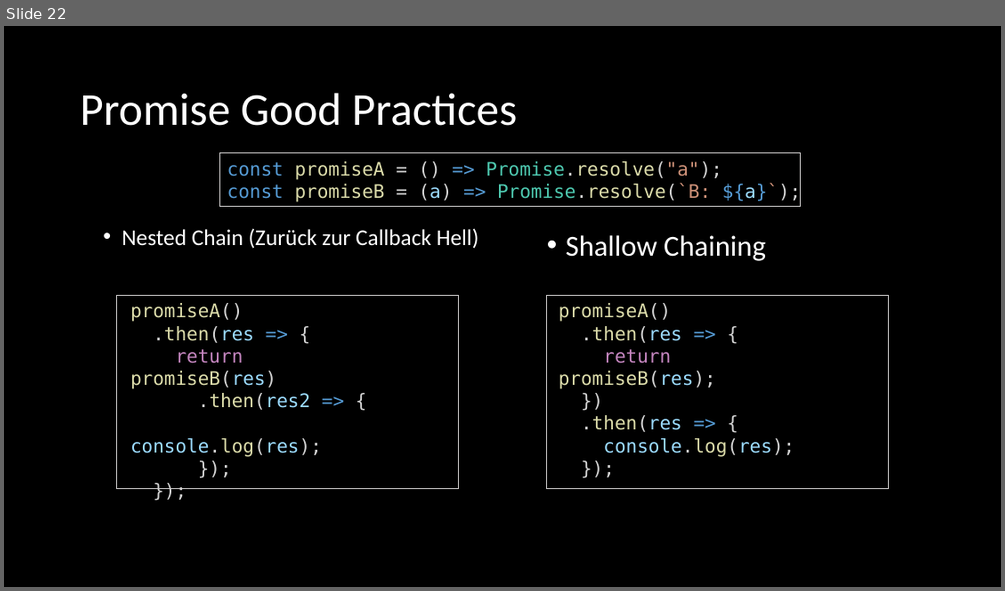
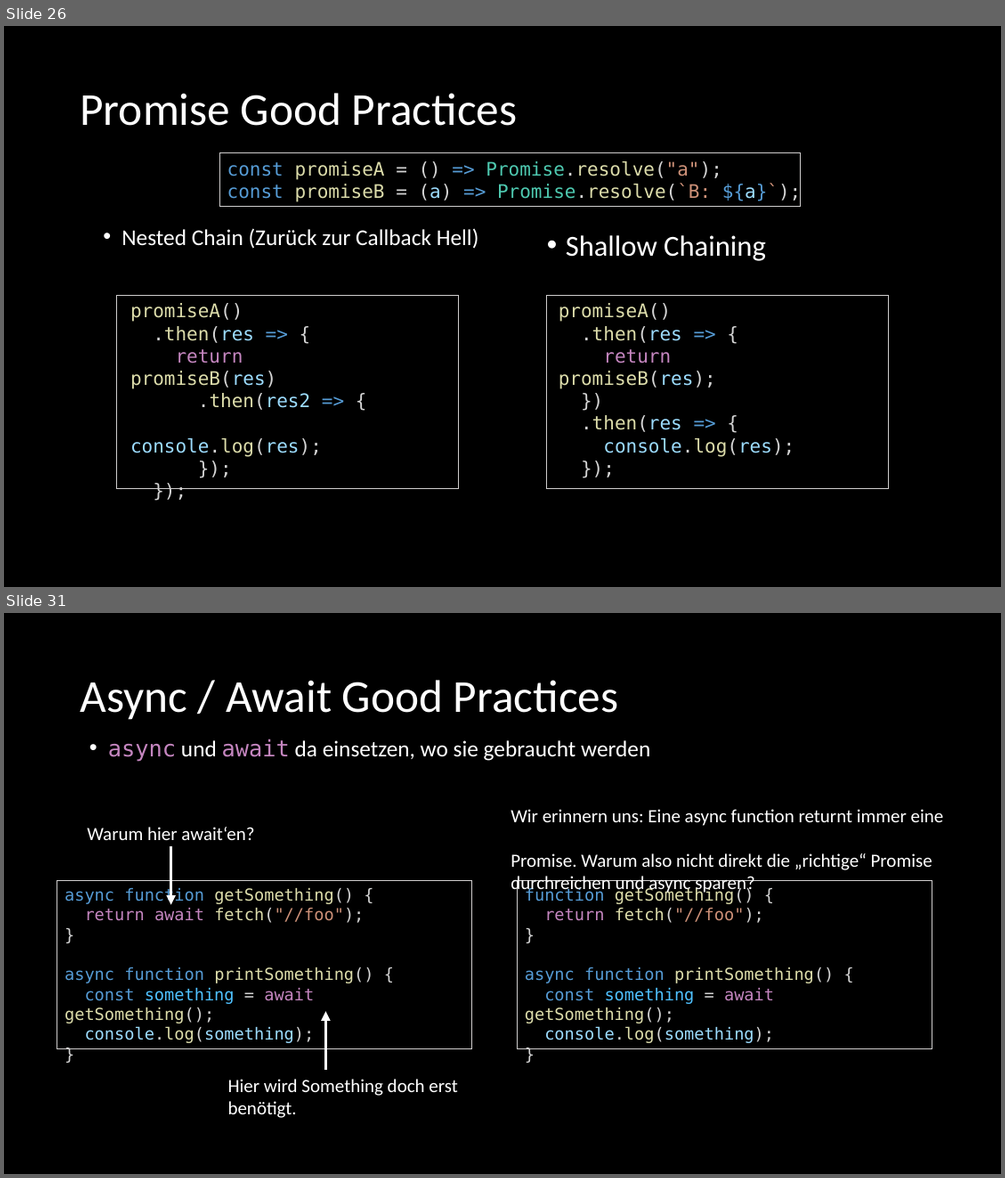
Before and after one commit to twobiers/webtech-workshop-js-async, a slide deck: slides/Presentation.pptx. Shown one above the other, each under a label of ours: slide 22 before the commit, slides 26 and 31 after it; the slides between them are not shown. The pictures are 1005x591 and 1005x1178 pixels, drawn with LibreOffice and Linux fonts; fonts in the diff are those of the drawing. Boxes give left, top, right and bottom in pixels: in the first picture for what was removed or moved away, otherwise in the second. Text is boxed around its words. In the diff, an @@ line names an element or a change of style, - is before the commit and + after.

```diff
--- a/slides/Presentation.pptx
+++ b/slides/Presentation.pptx
@@ slide 31 added at box(4, 613, 1001, 1174), background #000000 @@
@@ title added at box(80, 680, 618, 720), 44 pt, text #FFFFFF @@
+Async / Await Good Practices
@@ text added at box(108, 738, 650, 762), 21.7 pt, text #FFFFFF @@
+• async und await da einsetzen, wo sie gebraucht werden
@@ text added at box(510, 809, 944, 895), 18 pt, text #FFFFFF @@
+Wir erinnern uns: Eine async function returnt immer eine
+Promise. Warum also nicht direkt die „richtige“ Promise
+durchreichen und async sparen?
@@ text added at box(87, 827, 254, 840), 18 pt, text #FFFFFF @@
+Warum hier await‘en?
@@ arrow added from (170, 846) to (170, 905), #FFFFFF 3 pt @@
@@ rectangle added at box(57, 881, 471, 1050), outline #D0CECE 1 pt @@
@@ text added at box(65, 887, 373, 1043), 16 pt, text #DCDCAA @@
+async function getSomething() {
+return await fetch("//foo");
+}
+async function printSomething() {
+const something = await getSomething();
+console.log(something);
+}
@@ rectangle added at box(517, 881, 931, 1050), outline #D0CECE 1 pt @@
@@ text added at box(525, 887, 833, 1043), 16 pt, text #DCDCAA @@
+function getSomething() {
+return fetch("//foo");
+}
+async function printSomething() {
+const something = await getSomething();
+console.log(something);
+}
@@ arrow added from (325, 1070) to (325, 1011), #FFFFFF 3 pt @@
@@ text added at box(228, 1078, 457, 1118), 18 pt, text #FFFFFF @@
+Hier wird Something doch erst
+benötigt.
@@ what was slide 22 is now slide 26 @@
```
Also in this commit, not shown: 6 slides changed, 11 other slides added, 6 other files.
